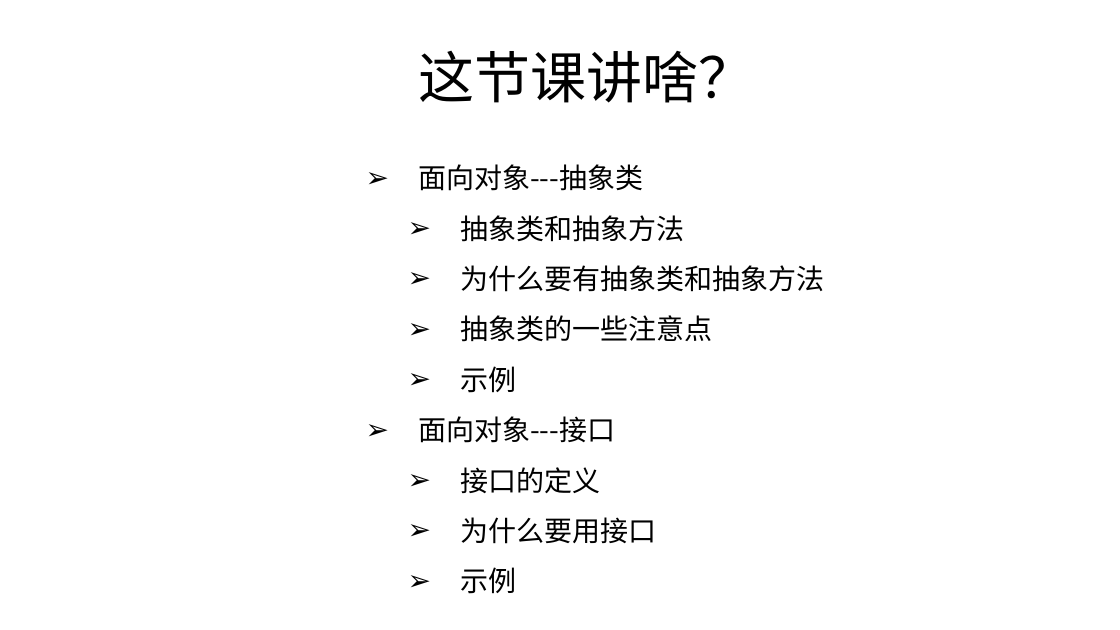
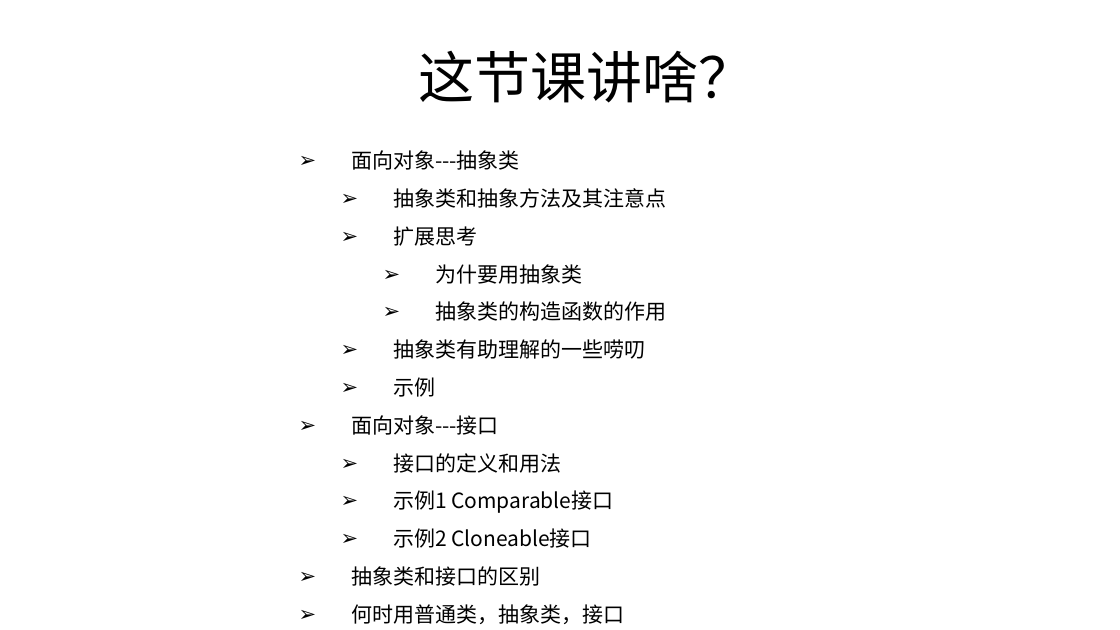
Before and after one commit to zjyesir/hmc_java_1, a slide deck: slide 2 of ppt/12.抽象类和接口.pptx. Drawn at 1120x630 pixels with LibreOffice and Linux fonts; fonts in the diff are those of the drawing; background and template pictures are left out. Boxes give left, top, right and bottom in pixels: in the first picture for what was removed or moved away, otherwise in the second. Text is boxed around its words. In the diff, an @@ line names an element or a change of style, - is before the commit and + after.

Commit message:
抽象类和接口 写完

```diff
--- a/ppt/12.抽象类和接口.pptx
+++ b/ppt/12.抽象类和接口.pptx
@@ text "面向对象---抽象类": place and size @@
-text "面向对象---抽象类" at (418,164,824,594)
+text "面向对象---抽象类" at (351,150,666,624)
@@ text at (351,150,520,435): size 24 to 18 pt in "面向对象---抽象类", "示例", "面向对象---接口" @@
@@ text at (393,188,666,359): text changed; size 24 to 18 pt @@
-  ➢ 抽象类和抽象方法
-  ➢ 为什么要有抽象类和抽象方法
-  ➢ 抽象类的一些注意点
+  ➢ 抽象类和抽象方法及其注意点
+  ➢ 扩展思考
+    ➢ 为什要用抽象类
+    ➢ 抽象类的构造函数的作用
+  ➢ 抽象类有助理解的一些唠叨
@@ text at (351,453,624,624): text changed; size 24 to 18 pt @@
-  ➢ 接口的定义
-  ➢ 为什么要用接口
-  ➢ 示例
+  ➢ 接口的定义和用法
+  ➢ 示例1 Comparable接口
+  ➢ 示例2 Cloneable接口
+➢ 抽象类和接口的区别
+➢ 何时用普通类，抽象类，接口
```
Also in this commit, not shown: 15 other slides changed, 6 slides added, 2 slides removed, 3 other files.
